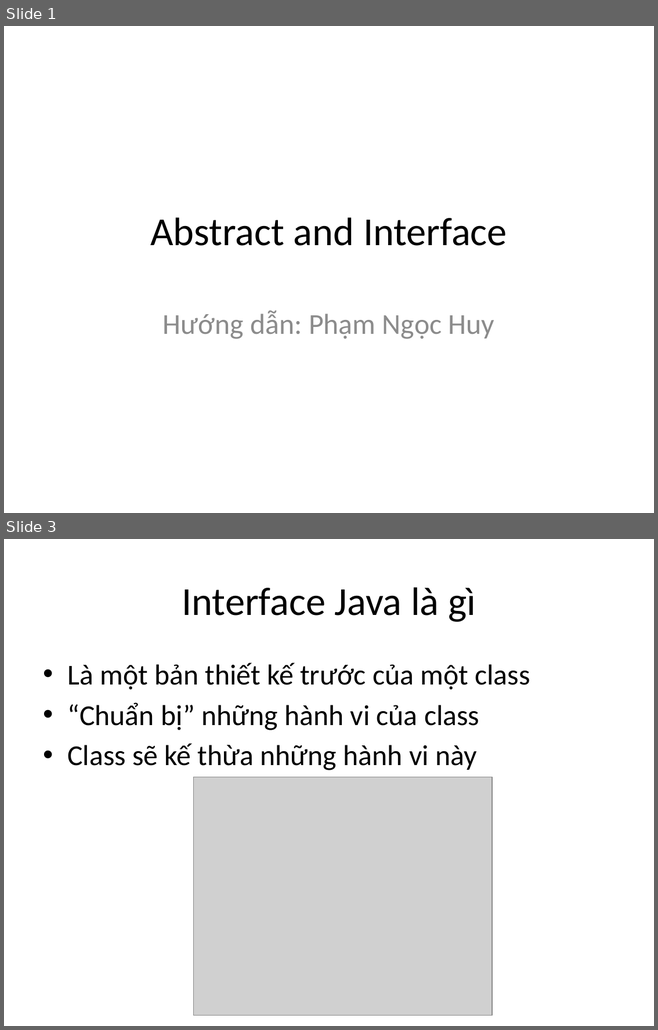
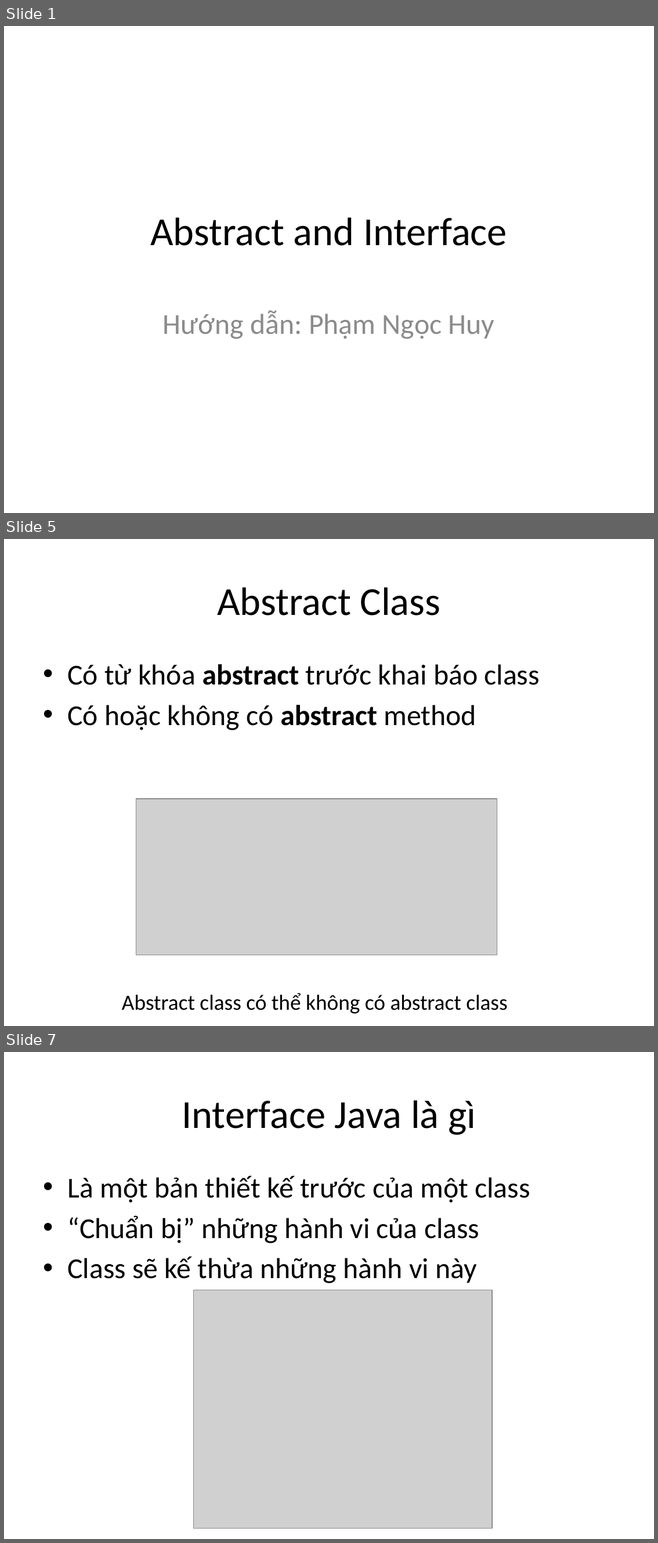
Before and after one commit to phithanh97cs/T3H, a slide deck: 5. Other/Free/Abstract and Interface.pptx. Shown one above the other, each under a label of ours: slides 1 and 3 before the commit, slides 1, 5 and 7 after it; the slides between them are not shown. The pictures are 658x1030 and 658x1543 pixels, drawn with LibreOffice and Linux fonts; fonts in the diff are those of the drawing; grey boxes stand for pictures. Boxes give left, top, right and bottom in pixels: in the first picture for what was removed or moved away, otherwise in the second. Text is boxed around its words. In the diff, an @@ line names an element or a change of style, - is before the commit and + after.

```diff
--- a/5. Other/Free/Abstract and Interface.pptx
+++ b/5. Other/Free/Abstract and Interface.pptx
@@ slide 5 added at [4, 539, 654, 1026], background #FFFFFF @@
@@ title added at [217, 587, 440, 616], 44 pt, text #000000 @@
+Abstract Class
@@ text added at [67, 664, 539, 730], 32 pt, text #000000 @@
+• Có từ khóa abstract trước khai báo class
+• Có hoặc không có abstract method
@@ picture added at [136, 799, 496, 955] @@
@@ text added at [122, 993, 507, 1014], 24 pt, text #000000 @@
+Abstract class có thể không có abstract class
@@ what was slide 3 is now slide 7 @@
```
Also in this commit, not shown: 1 slide changed, 12 other slides added, 12 slides removed, 10 other files.
